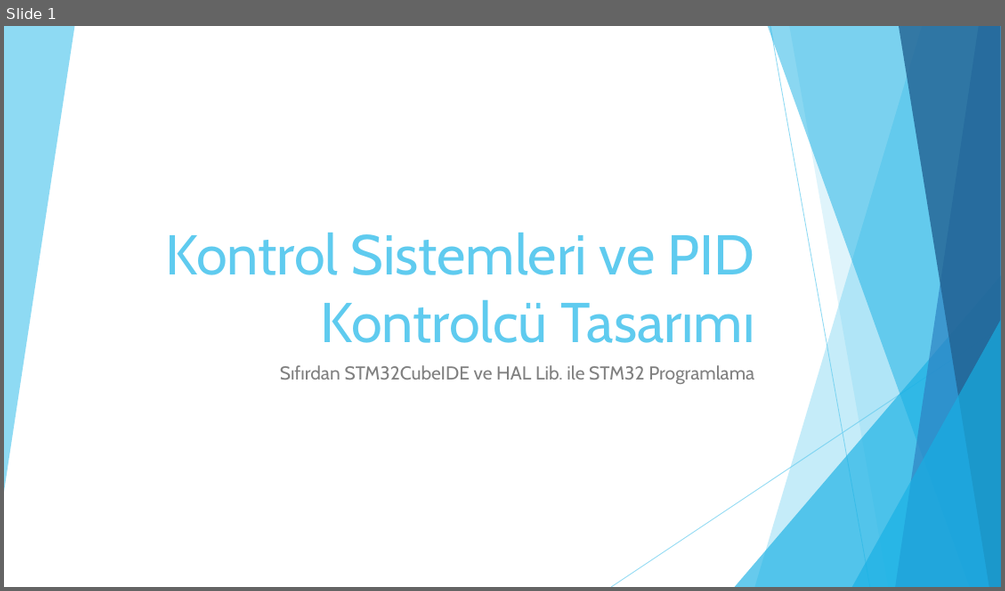
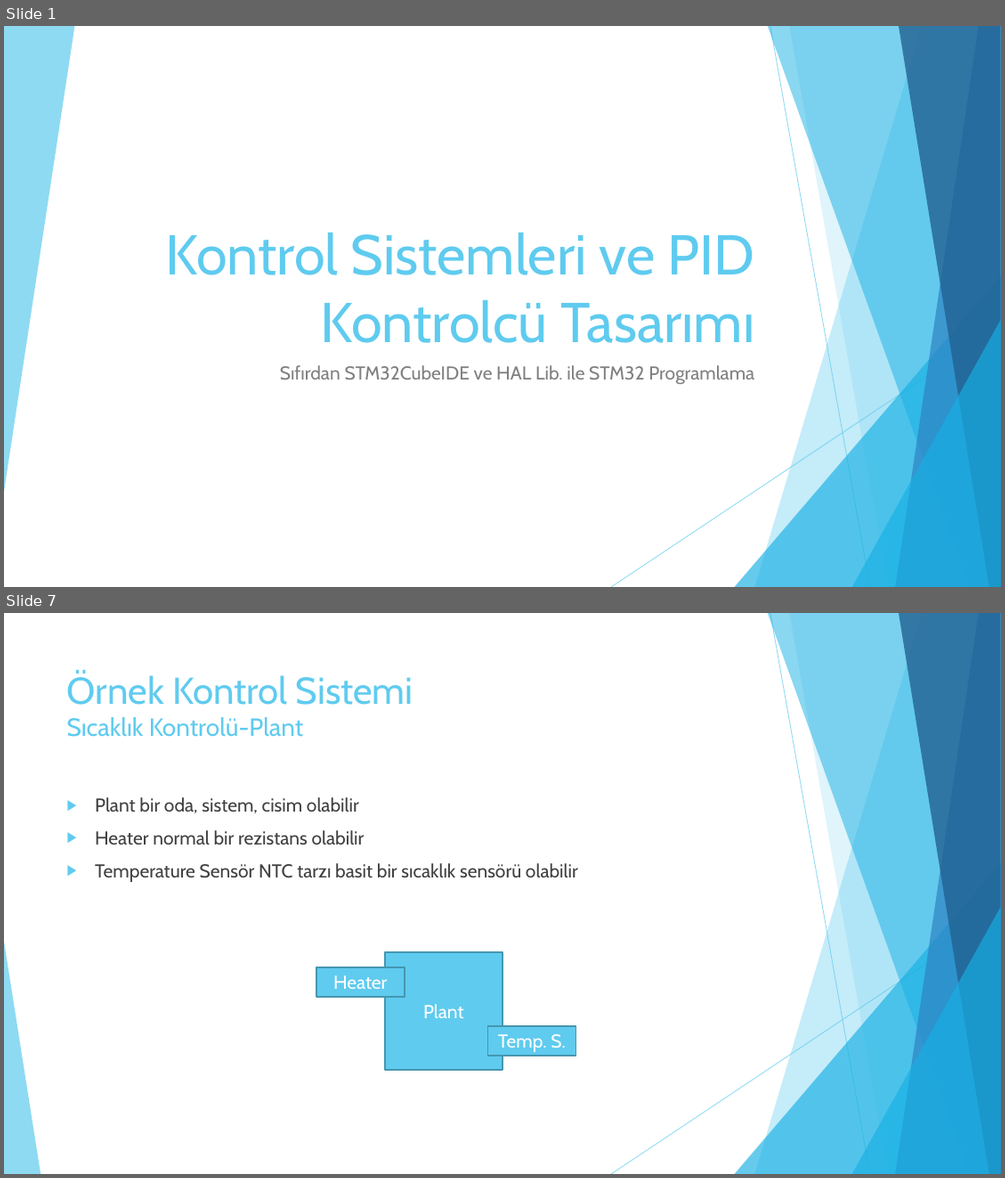
Before and after one commit to enginsubasi/Udemy_STM32, a slide deck: docs/Sunumlar/PIDKontrolcu.pptx. Shown one above the other, each under a label of ours: slide 1 before the commit, slides 1 and 7 after it; the slides between them are not shown. The pictures are 1005x591 and 1005x1178 pixels, drawn with LibreOffice and Linux fonts; fonts in the diff are those of the drawing. Boxes give left, top, right and bottom in pixels: in the first picture for what was removed or moved away, otherwise in the second. Text is boxed around its words. In the diff, an @@ line names an element or a change of style, - is before the commit and + after.

```diff
--- a/docs/Sunumlar/PIDKontrolcu.pptx
+++ b/docs/Sunumlar/PIDKontrolcu.pptx
@@ slide 7 added at box(4, 613, 1001, 1174), background #FFFFFF; not listed: 9 template elements that a slide beside it also shows @@
@@ title added at box(67, 673, 413, 737), 24 pt, text #5FCBEF @@
+Örnek Kontrol Sistemi
+Sıcaklık Kontrolü-Plant
@@ text added at box(95, 797, 578, 882), 18 pt, text #404040 @@
+▶ Plant bir oda, sistem, cisim olabilir
+▶ Heater normal bir rezistans olabilir
+▶ Temperature Sensör NTC tarzı basit bir sıcaklık sensörü olabilir
@@ triangle added at box(4, 941, 40, 1174), fill #5FCBEF at 70% opacity @@
@@ rectangle added at box(385, 952, 502, 1070), fill #5FCBEF, outline #4696B1 1.5 pt, 18 pt, text #FFFFFF @@
+Plant
@@ rectangle added at box(316, 966, 404, 996), fill #5FCBEF, outline #4696B1 1.5 pt, 18 pt, text #FFFFFF @@
+Heater
@@ rectangle added at box(488, 1026, 576, 1055), fill #5FCBEF, outline #4696B1 1.5 pt, 18 pt, text #FFFFFF @@
+Temp. S.
```
Also in this commit, not shown: 4 slides changed, 7 other slides added, 1 slide removed, 2 other files.
